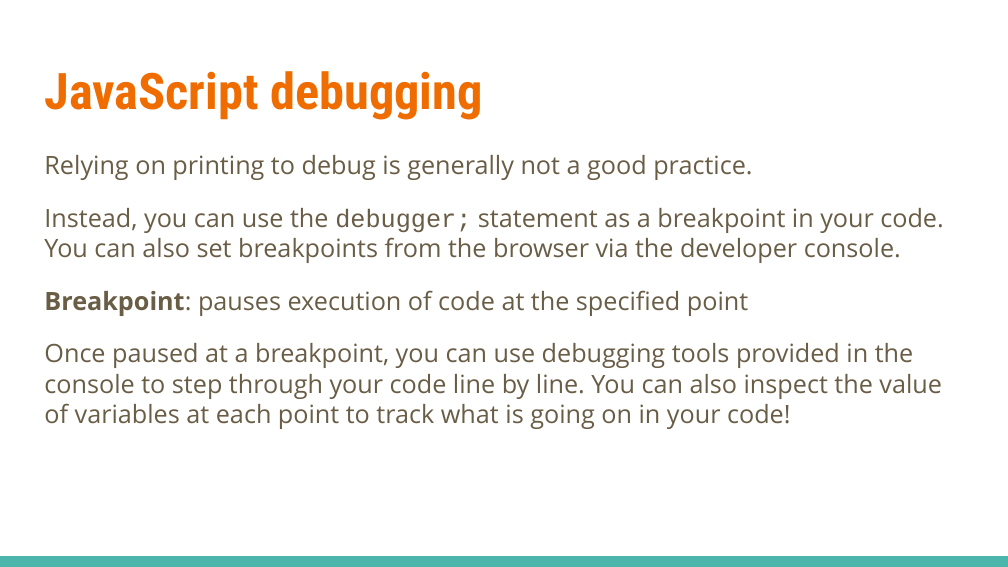
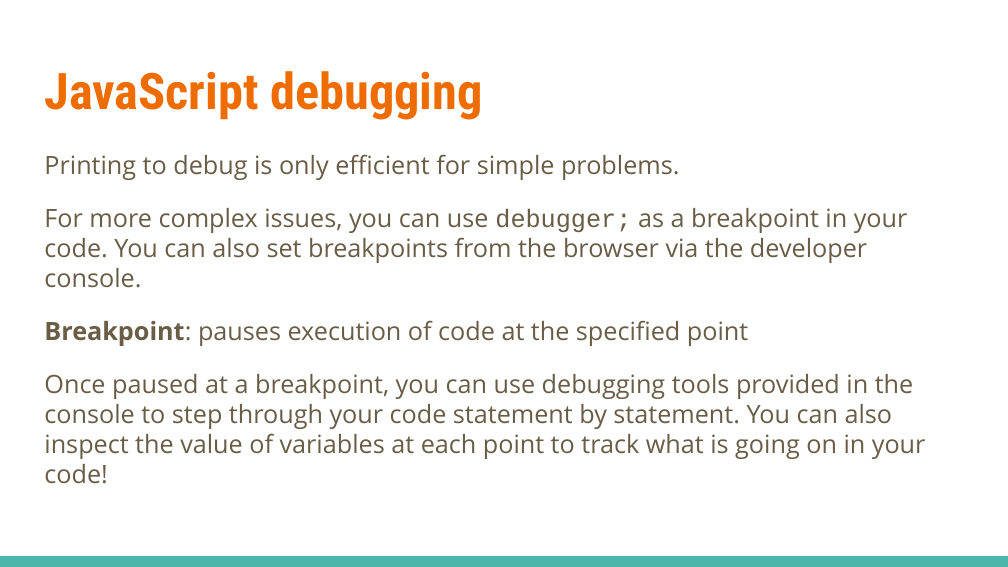
Before and after one commit to linkedin/high-school-trainee, a slide deck: slide 20 of Week_2/Lectures/2.2_JavaScript_Interacting_with_HTML.pptx. Drawn at 1008x567 pixels with LibreOffice and Linux fonts; fonts in the diff are those of the drawing. Boxes give left, top, right and bottom in pixels: in the first picture for what was removed or moved away, otherwise in the second. Text is boxed around its words. In the diff, an @@ line names an element or a change of style, - is before the commit and + after.

```diff
--- a/Week_2/Lectures/2.2_JavaScript_Interacting_with_HTML.pptx
+++ b/Week_2/Lectures/2.2_JavaScript_Interacting_with_HTML.pptx
@@ text at (44,154,908,288): text changed @@
-Relying on printing to debug is generally not a good practice.
-Instead, you can use the debugger; statement as a breakpoint in your code. You can also set breakpoints from the browser via the developer console.
+Printing to debug is only efficient for simple problems.
+For more complex issues, you can use debugger; as a breakpoint in your code. You can also set breakpoints from the browser via the developer console.
@@ text at (44,374,926,484): text changed @@
-Once paused at a breakpoint, you can use debugging tools provided in the console to step through your code line by line. You can also inspect the value of variables at each point to track what is going on in your code!
+Once paused at a breakpoint, you can use debugging tools provided in the console to step through your code statement by statement. You can also inspect the value of variables at each point to track what is going on in your code!
```
Also in this commit, not shown: 11 other slides changed, 16 other files.
